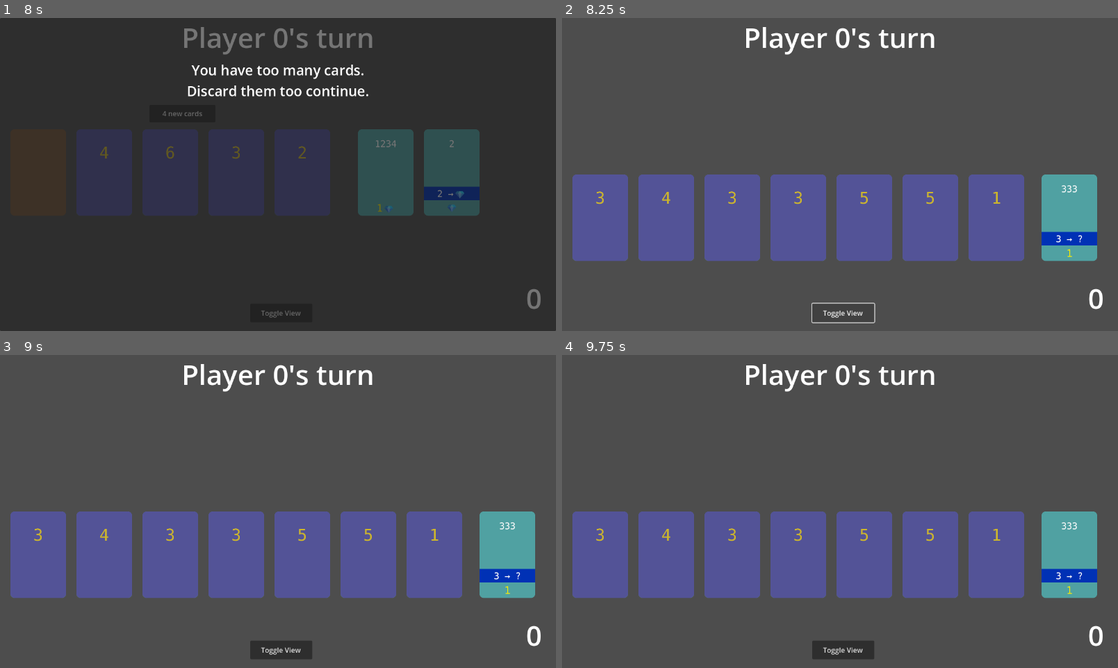
Above: before the commit, frames 1-4 (two rows, left to right).
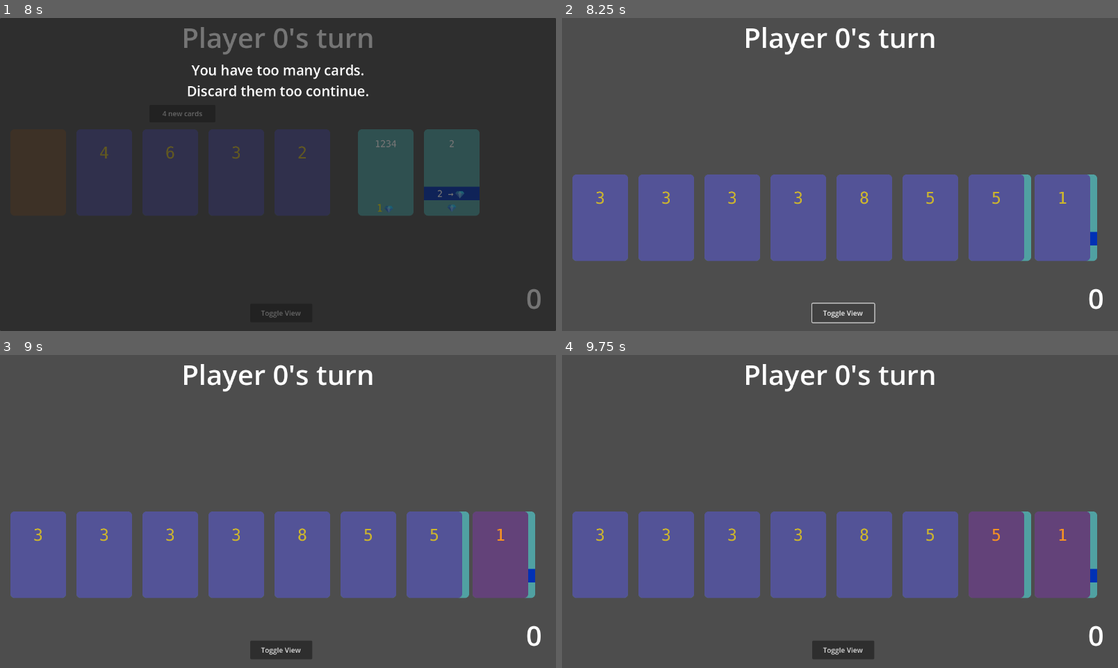
Above: after the commit, the same moments.

Repository: vbackeberg/game1
Game: Godot game, scene res://test/test.tscn
The game is run twice, just before and just after one commit, with the same random seed, the same clock (stepped at 60 frames per second) and the same inputs. This scene is started directly instead of the project's main scene.
Inputs (mouse positions are in pixels of both pictures, inside the frame that each line leads up to; where the layout moved, square brackets give the same spot in the first picture):
- Up to frame 1 (8 s): click (105, 171) at 0.5 s; click (172, 171) at 1.27 s; click (233, 171) at 2.02 s; click (300, 171) at 2.77 s; click (105, 171) at 3.52 s; click "4 new cards" at 4.25 s; click "4 new cards" at 5 s; click (38, 171) at 5.75 s; click (450, 171) at 6.5 s; click (383, 171) at 7.25 s
- Up to frame 2 (8.25 s): click "Toggle View" at 8 s
- Up to frame 3 (9 s): click (505, 555) at 8.75 s
- Up to frame 4 (9.75 s): click (1001, 555) [1067, 555] at 9.5 s

Frame 1 is identical in both runs. In frame 2, 3.2% of the frame differs, in the area x 18-95%, y 50-78%; in frame 3, 3.2%; in frame 4, 5.9%.

Commit message:
card three wildcard: finish effect.
- add signal on player after char bought
- toggle resource card visibility and from hand when selected for wildcard

Diff:
--- a/src/characters/three_for_wildcard.gd
+++ b/src/characters/three_for_wildcard.gd
@@ -2,6 +2,9 @@
 extends CardCharacter
 
 var resourceValue: int
+
+## Keeps the reference to the selected resource card for restoring it if player deselects effect.
+var selectedResource: CardResource
 
 func _init():
 	points = 1
@@ -19,17 +22,26 @@
 func _on_pressed():
 	if playerOwner.selectedVirtualResources.has(self):
 		playerOwner.selectedVirtualResources.erase(self)
+
+		selectedResource.visible = true
+		playerOwner.resourcesOnHand.append(selectedResource)
+		playerOwner.reorder_resource_cards()
+		playerOwner.character_bought.disconnect(_on_character_bought)
+
 		$ActivatedOverlay.visible = false
 	else:
-		if not _n_resources_selected(playerOwner, 1):
+		if playerOwner.selectedResources.size() != 1 or playerOwner.selectedResources[0].resourceValue != 3:
+			print("Error: No resources of value 3 selected")
 			return
 
+		playerOwner.character_bought.connect(_on_character_bought)
+
 		var card = playerOwner.selectedResources.pop_back()
-
-		GameManager.graveyardResources.append(card.resourceValue)
+		card.deselect()
+		card.visible = false
 		playerOwner.resourcesOnHand.erase(card)
-		card.queue_free()
 		playerOwner.reorder_resource_cards()
+		selectedResource = card
 
 		WildcardSelect.visible = true
 		WildcardSelect.number_selected.connect(_on_number_selected)
@@ -42,3 +54,9 @@
 	playerOwner.selectedVirtualResources.append(self)
 	$ActivatedOverlay.visible = true
 	$ActivatedOverlay/ActivatedLabel.text = str(resourceValue)
+
+
+func _on_character_bought():
+	GameManager.graveyardResources.append(selectedResource.resourceValue)
+	selectedResource.queue_free()
+	playerOwner.character_bought.disconnect(_on_character_bought)
--- a/src/player_area.gd
+++ b/src/player_area.gd
@@ -160,7 +160,9 @@
 	selectedResources.clear()
 	selectedDiamonds.clear()
 	selectedVirtualResources.clear()
-
+	character_bought.emit()
+
+signal character_bought()
 
 ## Places a character with its backside up.
 ## Note: Keeping track of the character is important in case it's reshuffled into the stack from the graveyard, later.
--- a/test/test.gd
+++ b/test/test.gd
@@ -5,10 +5,12 @@
 func _ready() -> void:
 	player = $Main.players[0]
 	give_player_character("three_for_wildcard")
-	give_player_resource(3)
-	give_player_resource(4)
+	give_player_character("twins_8_8")
 	give_player_resource(3)
 	give_player_resource(3)
+	give_player_resource(3)
+	give_player_resource(3)
+	give_player_resource(8)
 
 
 func give_player_character(cardName: String) -> void:
